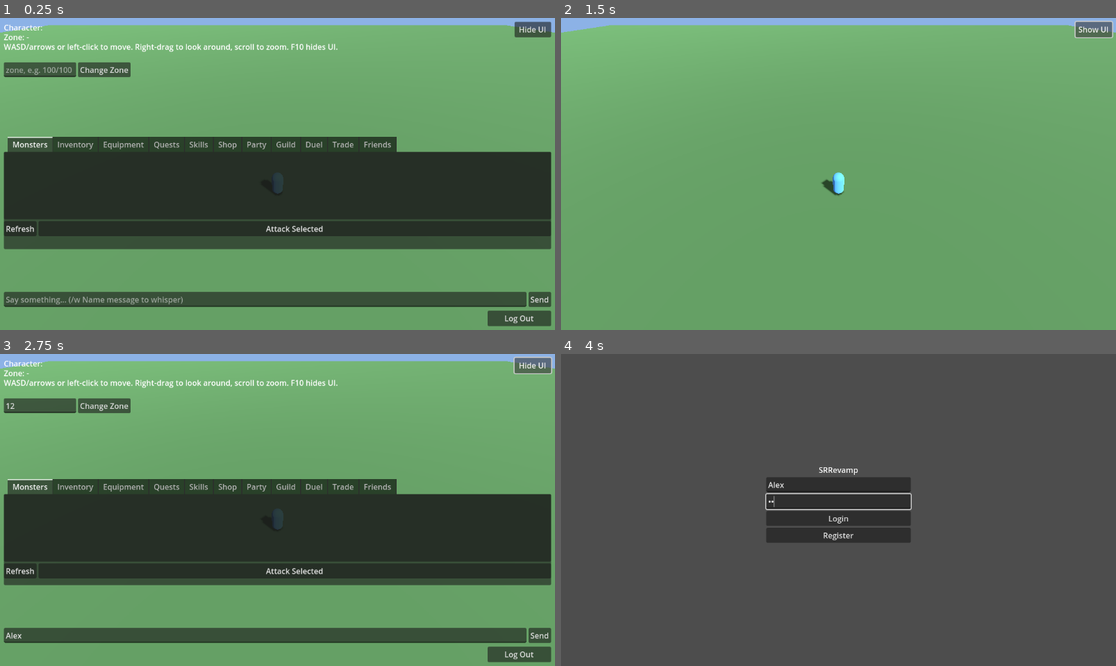
Above: before the commit, frames 1-4 (two rows, left to right).
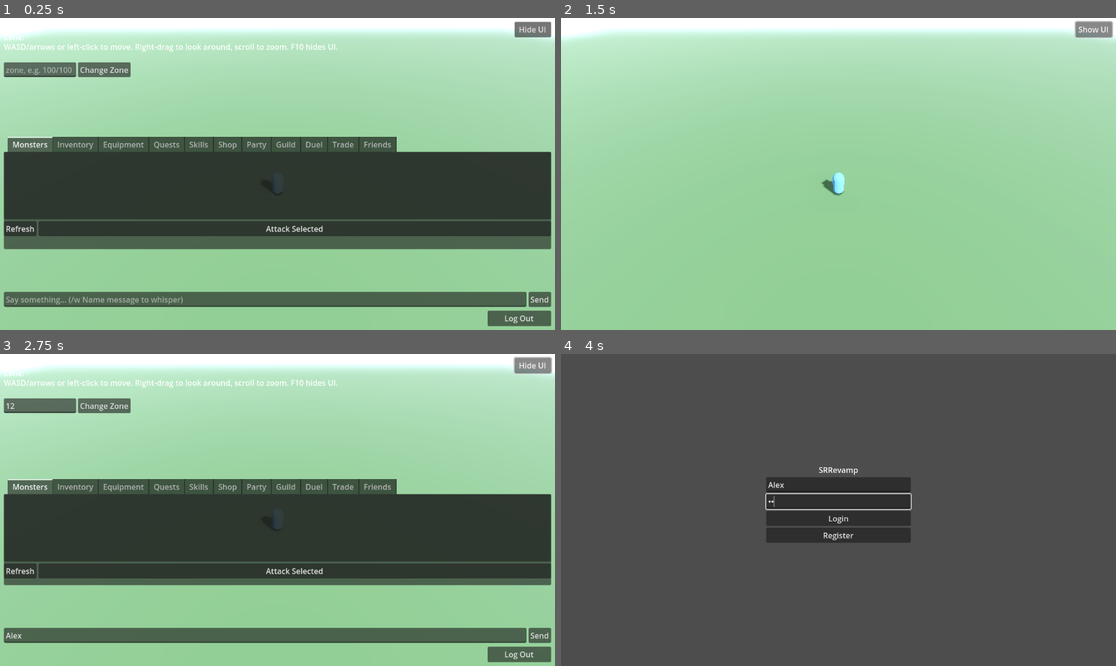
Above: after the commit, the same moments.

Repository: TheOpenSRO/OpenSRO
Game: Godot game, scene res://scenes/World3D.tscn
The game is run twice, just before and just after one commit, with the same random seed, the same clock (stepped at 60 frames per second) and the same inputs. This scene is started directly instead of the project's main scene.
Inputs (mouse positions are in pixels of both pictures, inside the frame that each line leads up to):
- Up to frame 1 (0.25 s): no input
- Up to frame 2 (1.5 s): click (827, 298) at 0.52 s; type "Alex" at 0.6 s; click (599, 71) at 0.75 s; type "12" at 0.83 s; click "Hide UI" at 1.25 s
- Up to frame 3 (2.75 s): click "Show UI" at 2 s
- Up to frame 4 (4 s): click "Log Out" at 2.75 s; click (838, 485) at 3.52 s; type "Alex" at 3.6 s; click (838, 500) at 3.75 s; type "12" at 3.83 s

The runs differ from the first frame. In frame 1, 61% of the frame differs, in the area x 0-100%, y 0-100%; in frame 2, 100%; in frame 3, 63%; in frame 4, nothing differs.

Commit message:
Add bloom/fog/tonemap atmosphere pass; audit Jangan's placed assets
Region-specific audit (new scratch tool, not kept) checked every one
of Jangan's 54 distinct real placed object types against the full
.bsr -> .bms/.bmt -> .ddj chain -- all resolve cleanly, including the
gate door and both staircases. So the reported door/steps visual
issues aren't missing-asset bugs; they're rendering/pose questions
needing a direct visual comparison, not file-level checking.

Separately, WorldEnvironment had no glow, tonemap, SSAO, or fog
configured at all. Added Filmic tonemapping, SSAO, a modest bloom
pass, and subtle exponential fog for depth cueing. Fog density picked
conservatively to avoid washing out the scene; not yet visually
verified against a real screenshot.

Co-Authored-By: Claude Sonnet 5 <noreply@anthropic.com>
Claude-Session: https://claude.ai/code/session_01NNCkRGXaS9HMLcwtdbYUhQ

Diff:
--- a/client/scenes/World3D.tscn
+++ b/client/scenes/World3D.tscn
@@ -27,6 +27,17 @@
 background_color = Color(0.55, 0.7, 0.9, 1)
 ambient_light_source = 2
 ambient_light_color = Color(0.7, 0.7, 0.7, 1)
+tonemap_mode = 2
+ssao_enabled = true
+glow_enabled = true
+glow_intensity = 0.6
+glow_bloom = 0.15
+glow_hdr_threshold = 1.1
+fog_enabled = true
+fog_light_color = Color(0.65, 0.72, 0.8, 1)
+fog_light_energy = 1.0
+fog_density = 0.0015
+fog_sky_affect = 0.3
 
 [node name="World3D" type="Node3D"]
 script = ExtResource("1")
Not shown, changed: docs/WORLD_ISSUES.md
